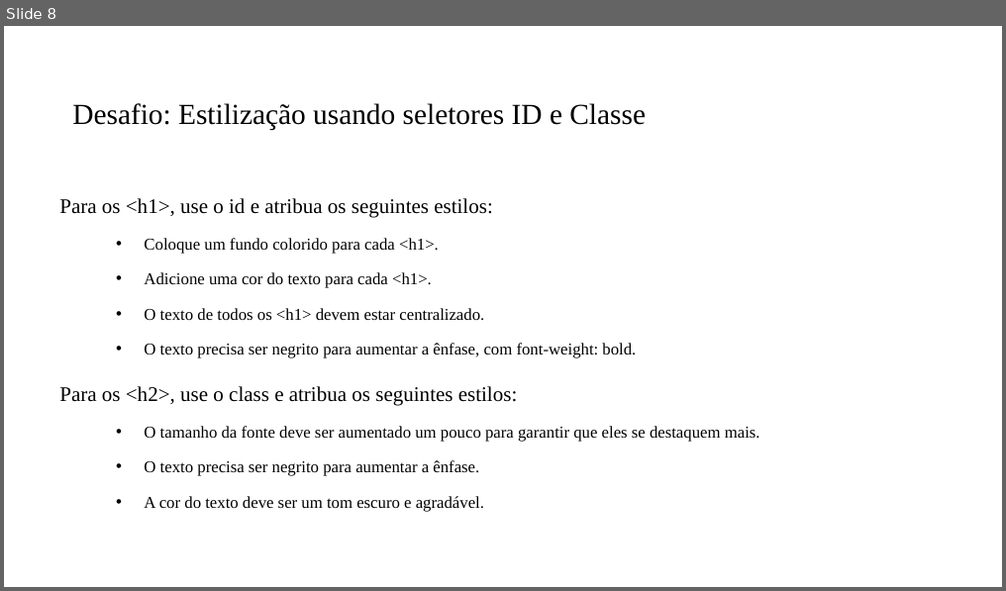
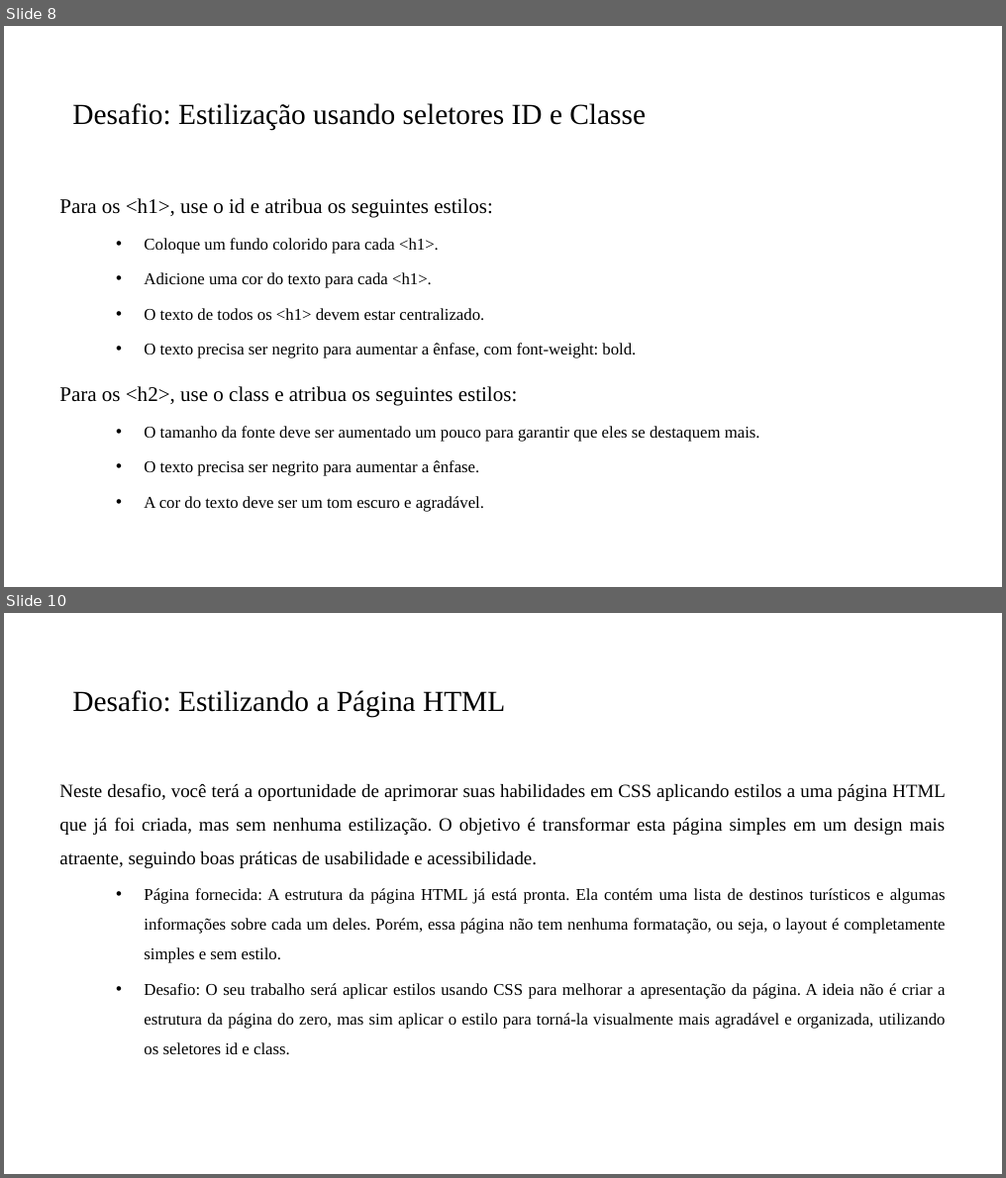
Before and after one commit to PedroMiho/Logica-de-Programacao, a slide deck: Módulo 01 - HTML e CSS/Aula 05 - Introdução a Seletores no CSS/Introdução aos Seletores CSS.pptx. Shown one above the other, each under a label of ours: slide 8 before the commit, slides 8 and 10 after it; the slides between them are not shown. The pictures are 1006x591 and 1006x1178 pixels, drawn with LibreOffice and Linux fonts; fonts in the diff are those of the drawing; background and template pictures are left out. Boxes give left, top, right and bottom in pixels: in the first picture for what was removed or moved away, otherwise in the second. Text is boxed around its words. In the diff, an @@ line names an element or a change of style, - is before the commit and + after.

```diff
--- a/Módulo 01 - HTML e CSS/Aula 05 - Introdução a Seletores no CSS/Introdução aos Seletores CSS.pptx
+++ b/Módulo 01 - HTML e CSS/Aula 05 - Introdução a Seletores no CSS/Introdução aos Seletores CSS.pptx
@@ slide 10 added at [4,613,1002,1174], background #FFFFFF @@
@@ title added at [72,690,505,718], 28 pt, text #000000 @@
+Desafio: Estilizando a Página HTML
@@ text added at [59,783,945,1056], 16 pt, text #000000 @@
+Neste desafio, você terá a oportunidade de aprimorar suas habilidades em CSS aplicando estilos a uma página HTML que já foi criada, mas sem nenhuma estilização. O objetivo é transformar esta página simples em um design mais atraente, seguindo boas práticas de usabilidade e acessibilidade.
+  • Página fornecida: A estrutura da página HTML já está pronta. Ela contém uma lista de destinos turísticos e algumas informações sobre cada um deles. Porém, essa página não tem nenhuma formatação, ou seja, o layout é completamente simples e sem estilo.
+  • Desafio: O seu trabalho será aplicar estilos usando CSS para melhorar a apresentação da página. A ideia não é criar a estrutura da página do zero, mas sim aplicar o estilo para torná-la visualmente mais agradável e organizada, utilizando os seletores id e class.
```
Also in this commit, not shown: 1 slide changed, 1 other slide added.
